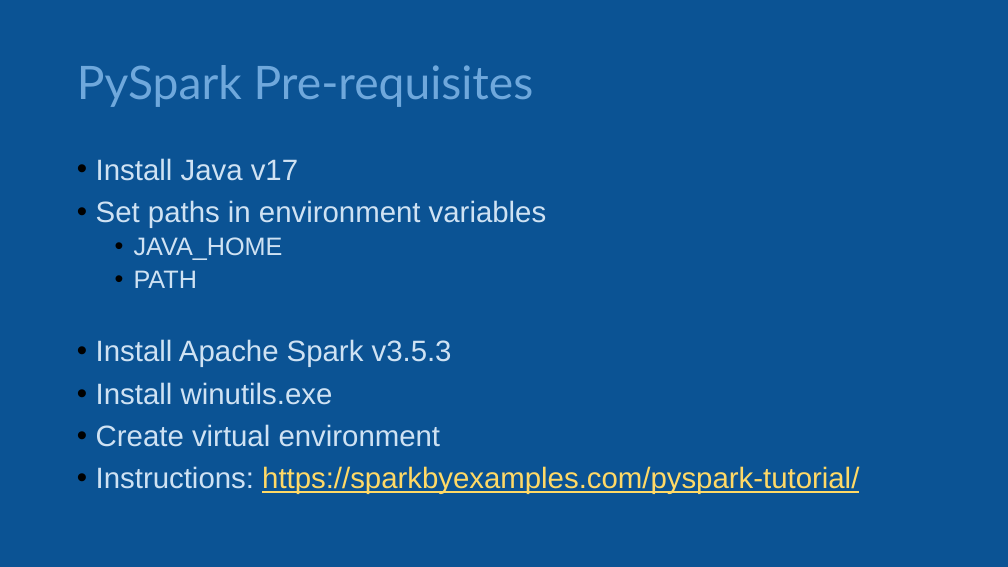
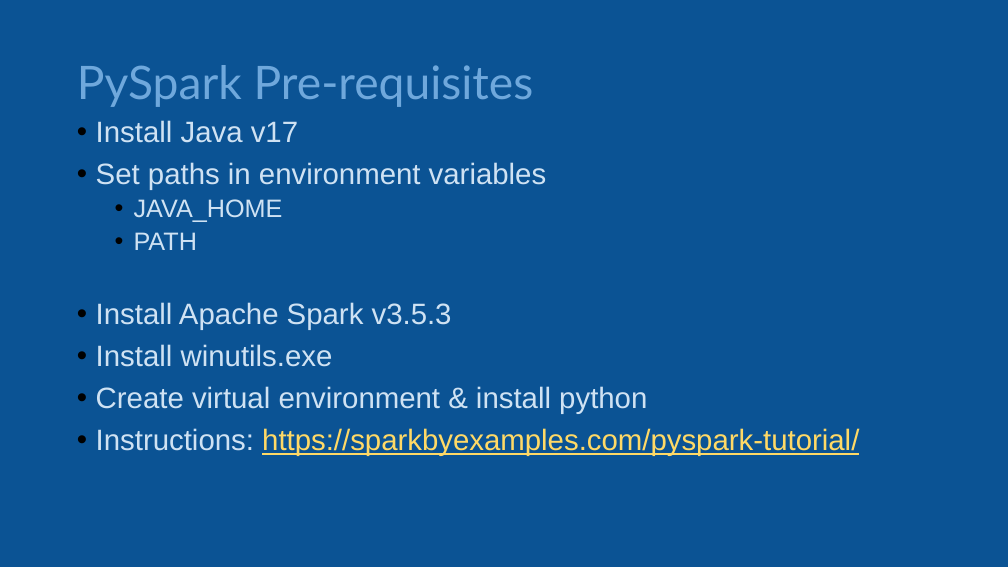
Before and after one commit to phil-a10/Talks, a slide deck: slide 64 of Data Engineering Using Free Tools/Learn Data Engineering For Free.pptx (slide 61 before the commit). Drawn at 1008x567 pixels with LibreOffice and Linux fonts; fonts in the diff are those of the drawing. Boxes give left, top, right and bottom in pixels: in the first picture for what was removed or moved away, otherwise in the second. Text is boxed around its words. In the diff, an @@ line names an element or a change of style, - is before the commit and + after.

```diff
--- a/Data Engineering Using Free Tools/Learn Data Engineering For Free.pptx
+++ b/Data Engineering Using Free Tools/Learn Data Engineering For Free.pptx
@@ text "Install Java v17" moved from (x1=96, y1=158, x2=859, y2=494) to (x1=96, y1=120, x2=859, y2=456) @@
@@ text at (x1=96, y1=386, x2=647, y2=414): text changed @@
-• Create virtual environment
+• Create virtual environment & install python
```
Also in this commit, not shown: 5 other slides changed, 4 slides added, 3 other files.
